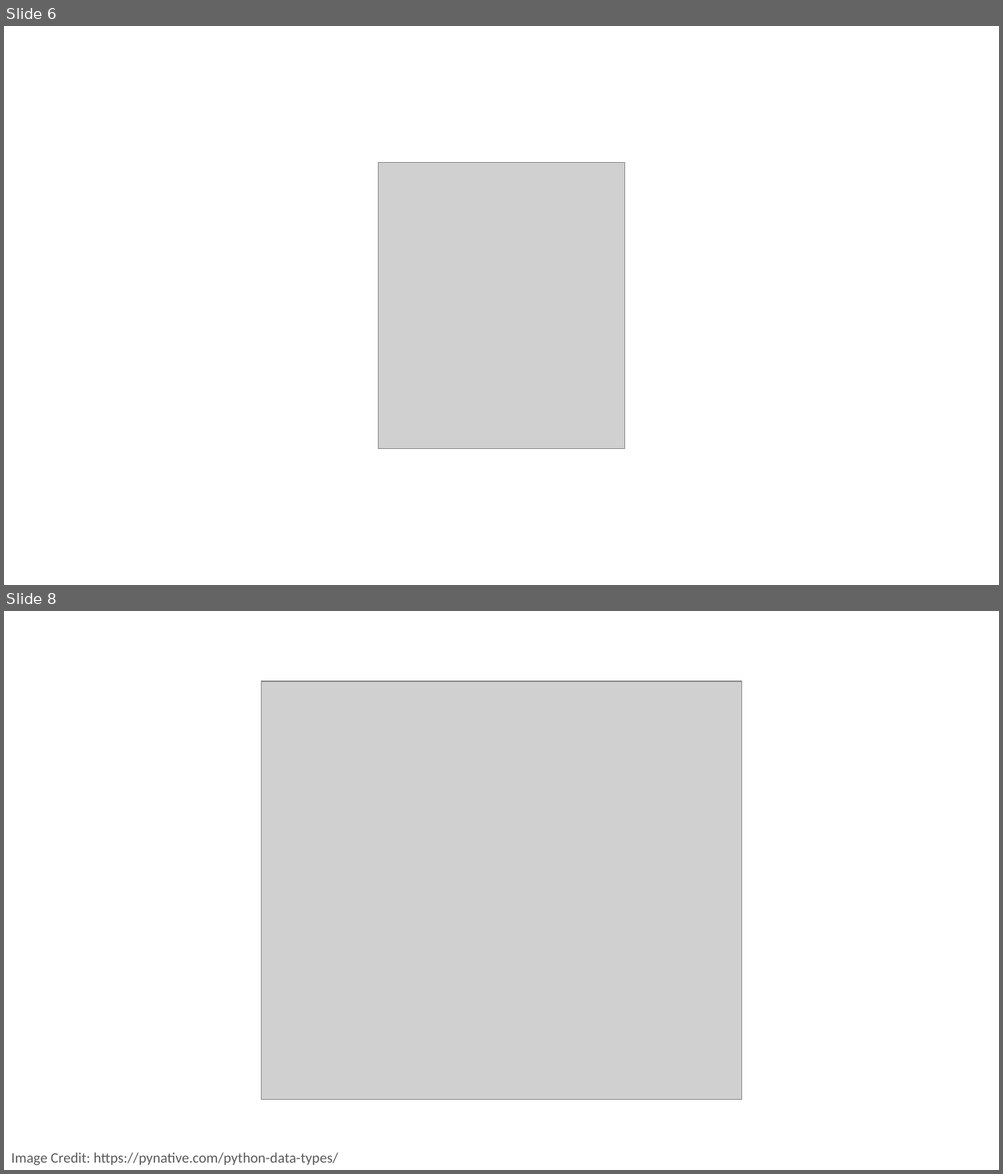
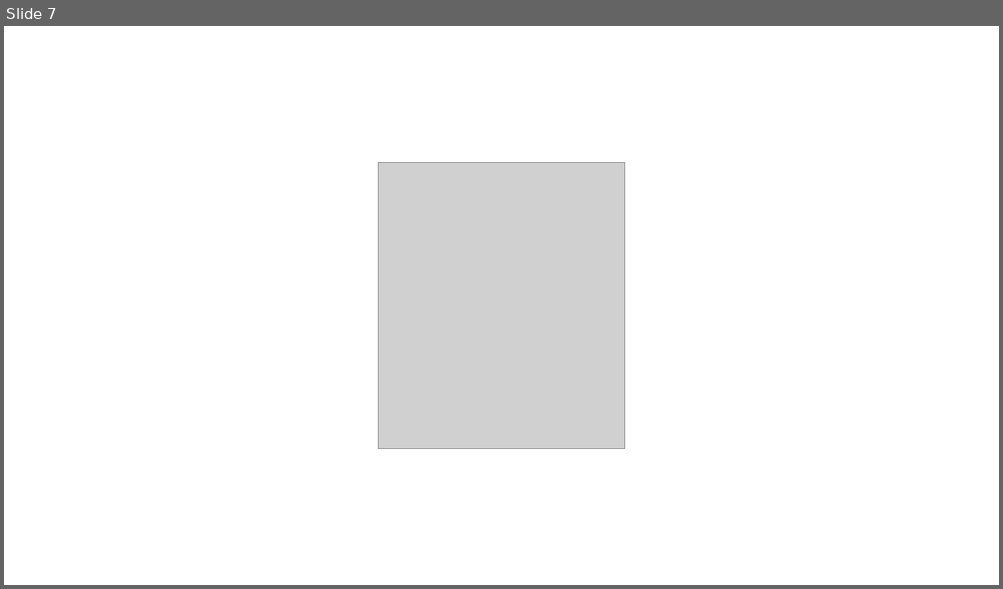
Before and after one commit to PracticumAI/python, a slide deck: presentations/01_py_intro.pptx. Shown one above the other, each under a label of ours: slides 6 and 8 before the commit, slide 7 after it; the slides between them are not shown. The pictures are 1003x1174 and 1003x589 pixels, drawn with LibreOffice and Linux fonts; fonts in the diff are those of the drawing; grey boxes stand for pictures. Boxes give left, top, right and bottom in pixels: in the first picture for what was removed or moved away, otherwise in the second. Text is boxed around its words. In the diff, an @@ line names an element or a change of style, - is before the commit and + after.

```diff
--- a/presentations/01_py_intro.pptx
+++ b/presentations/01_py_intro.pptx
@@ slide 8 removed at (4,611,999,1170), background #FFFFFF @@
@@ picture removed at (262,681,742,1099) @@
@@ text removed at (11,1153,338,1166) @@
-Image Credit: https://pynative.com/python-data-types/
@@ what was slide 6 is now slide 7 @@
```
Also in this commit, not shown: 8 other slides removed, 6 other files.
